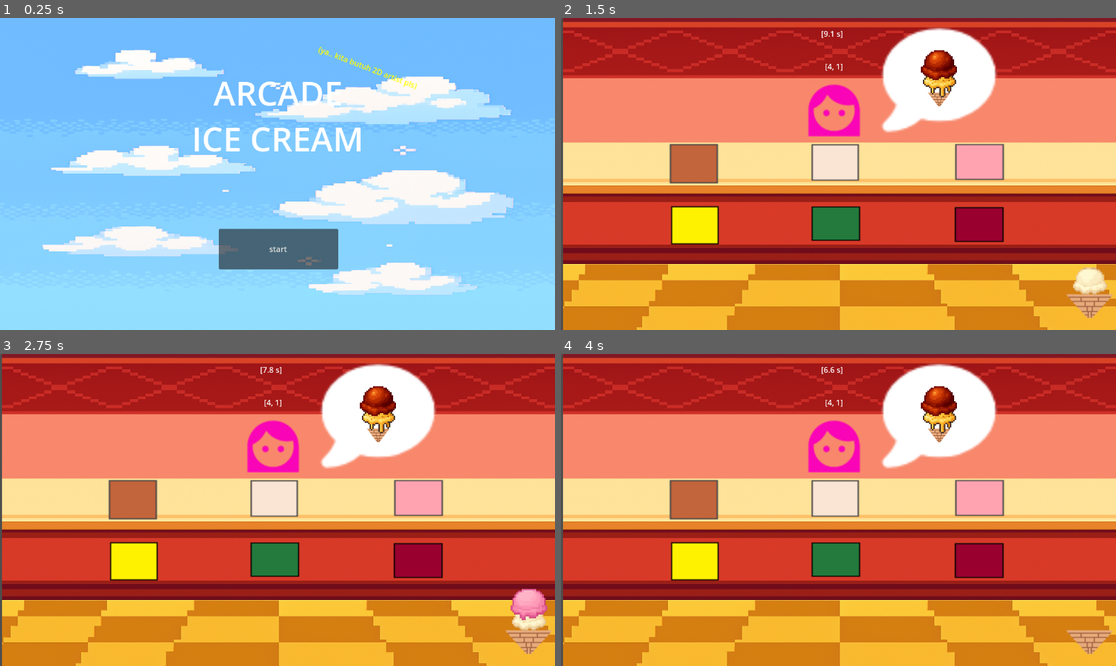
Above: before the commit, frames 1-4 (two rows, left to right).
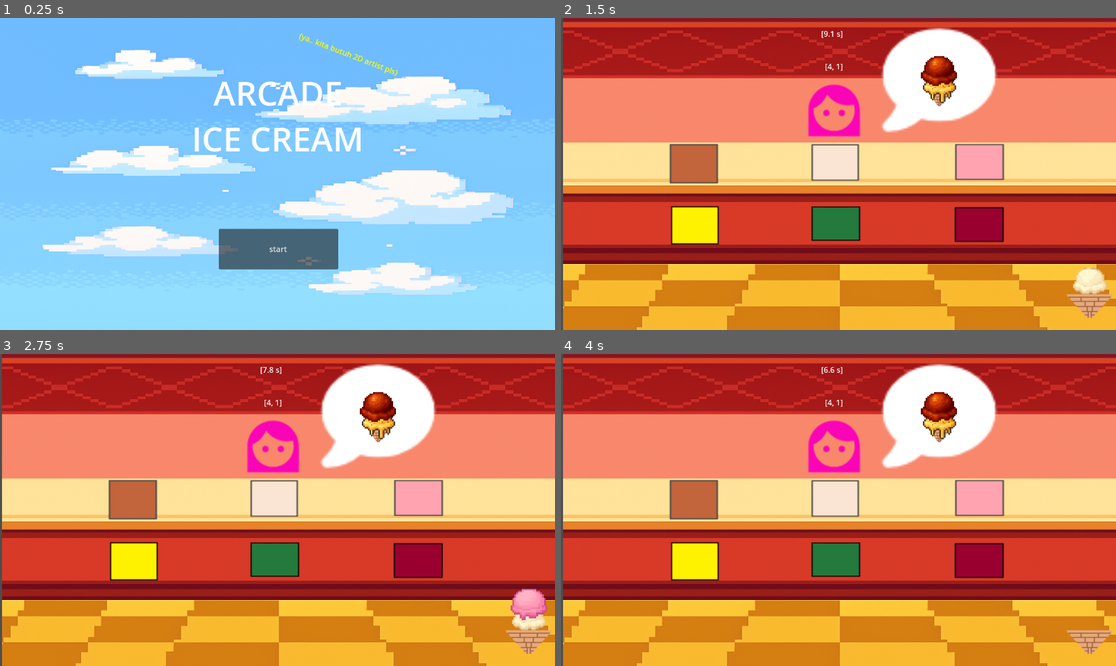
Above: after the commit, the same moments.

Repository: adamsutan/ice_cream_arcade
Game: Godot game, scene res://main_menu.tscn
The game is run twice, just before and just after one commit, with the same random seed, the same clock (stepped at 60 frames per second) and the same inputs.
Inputs (mouse positions are in pixels of both pictures, inside the frame that each line leads up to):
- Up to frame 1 (0.25 s): no input
- Up to frame 2 (1.5 s): click "start" at 0.5 s; click (832, 161) at 1.25 s
- Up to frame 3 (2.75 s): click (416, 497) at 2 s
- Up to frame 4 (4 s): click (694, 500) at 2.75 s; click (1093, 634) at 3.5 s

The runs differ from the first frame. In frame 1, 0.4% of the frame differs, in the area x 53-76%, y 4-23%; in frame 2, 0.7%, in the area x 64-72%, y 10-28%; in frame 3, 0.7%; in frame 4, 0.7%.

Commit message:
fixing a small visual problem

Diff:
--- a/game.tscn
+++ b/game.tscn
@@ -54,6 +54,7 @@
 texture = ExtResource("6_eow3j")
 
 [node name="order_scoops" type="Node2D" parent="OrderDisplay"]
+position = Vector2(0, 12)
 
 [node name="Vanilla" type="TextureButton" parent="."]
 offset_left = 475.0
--- a/main_menu.tscn
+++ b/main_menu.tscn
@@ -46,10 +46,10 @@
 
 [node name="RichTextLabel2" type="RichTextLabel" parent="."]
 layout_mode = 0
-offset_left = 665.99994
-offset_top = 53.0
-offset_right = 895.99994
-offset_bottom = 108.0
+offset_left = 625.99994
+offset_top = 24.99997
+offset_right = 855.99994
+offset_bottom = 79.99997
 rotation = 0.36593312
 theme_override_colors/default_color = Color(1, 1, 0, 1)
 text = "(ya.. kita butuh 2D artist pls)"
